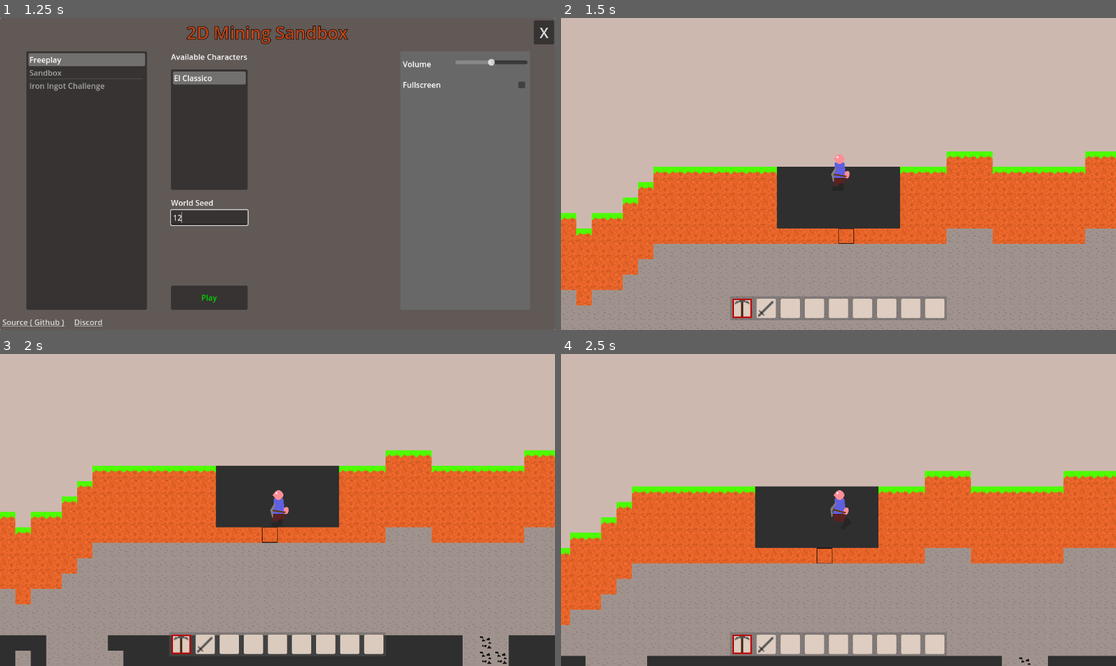
Above: before the commit, frames 1-4 (two rows, left to right).
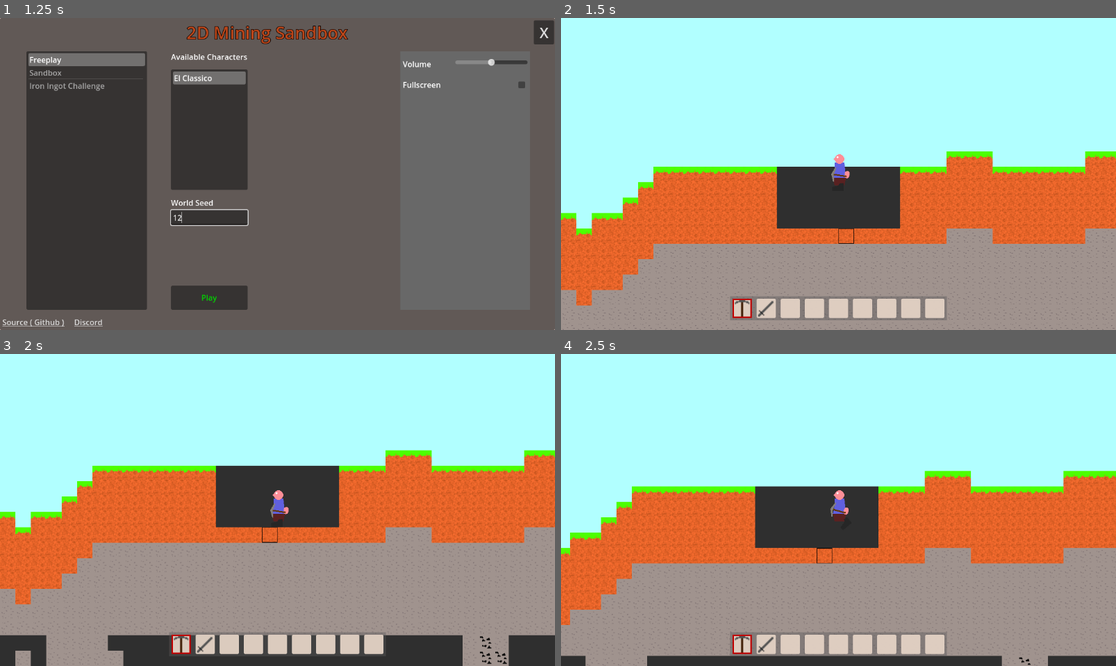
Above: after the commit, the same moments.

Repository: Griiimon/2D-Mining-Sandbox
Game: Godot game, scene res://game/startup.tscn
Same seed, same stepped clock (60 frames per second), same inputs: the game is played once before the commit and once after it. The engine's default icon, where the game draws it, is replaced by a stand-in: a white triangle on a blue panel in a dark square.
Inputs (mouse positions are in pixels of both pictures, inside the frame that each line leads up to):
- Up to frame 1 (1.25 s): click (210, 217) at 0.52 s; type "12" at 0.6 s
- Up to frame 2 (1.5 s): click "Play" at 1.25 s
- Up to frame 3 (2 s): no input
- Up to frame 4 (2.5 s): tap Enter at 2 s; move the mouse to (744, 644) at 2.02 s; hold D (right) from 2.03 s (still down); click (744, 644) at 2.1 s; tap Up (jump) at 2.27 s

Frame 1 is identical in both runs. In frame 2, 49% of the frame differs, in the area x 0-100%, y 0-68%; in frame 3, 37%; in frame 4, 43%.

Commit message:
sky background

Diff:
--- a/game/world/world.tscn
+++ b/game/world/world.tscn
@@ -39,6 +39,18 @@
 max_detail_level = 4
 prefix = "World"
 
+[node name="Backgound" type="CanvasLayer" parent="."]
+layer = -50
+
+[node name="Sky" type="ColorRect" parent="Backgound"]
+anchors_preset = 15
+anchor_right = 1.0
+anchor_bottom = 1.0
+grow_horizontal = 2
+grow_vertical = 2
+mouse_filter = 2
+color = Color(0.694118, 1, 1, 1)
+
 [connection signal="initial_run_completed" from="Chunk Updater" to="." method="_on_chunk_updater_initial_run_completed"]
 [connection signal="timeout" from="Chunk Updater/Update Timer" to="Chunk Updater" method="_on_update_timer_timeout"]
 [connection signal="timeout" from="Mob Spawner/Timer" to="Mob Spawner" method="_on_timer_timeout"]
